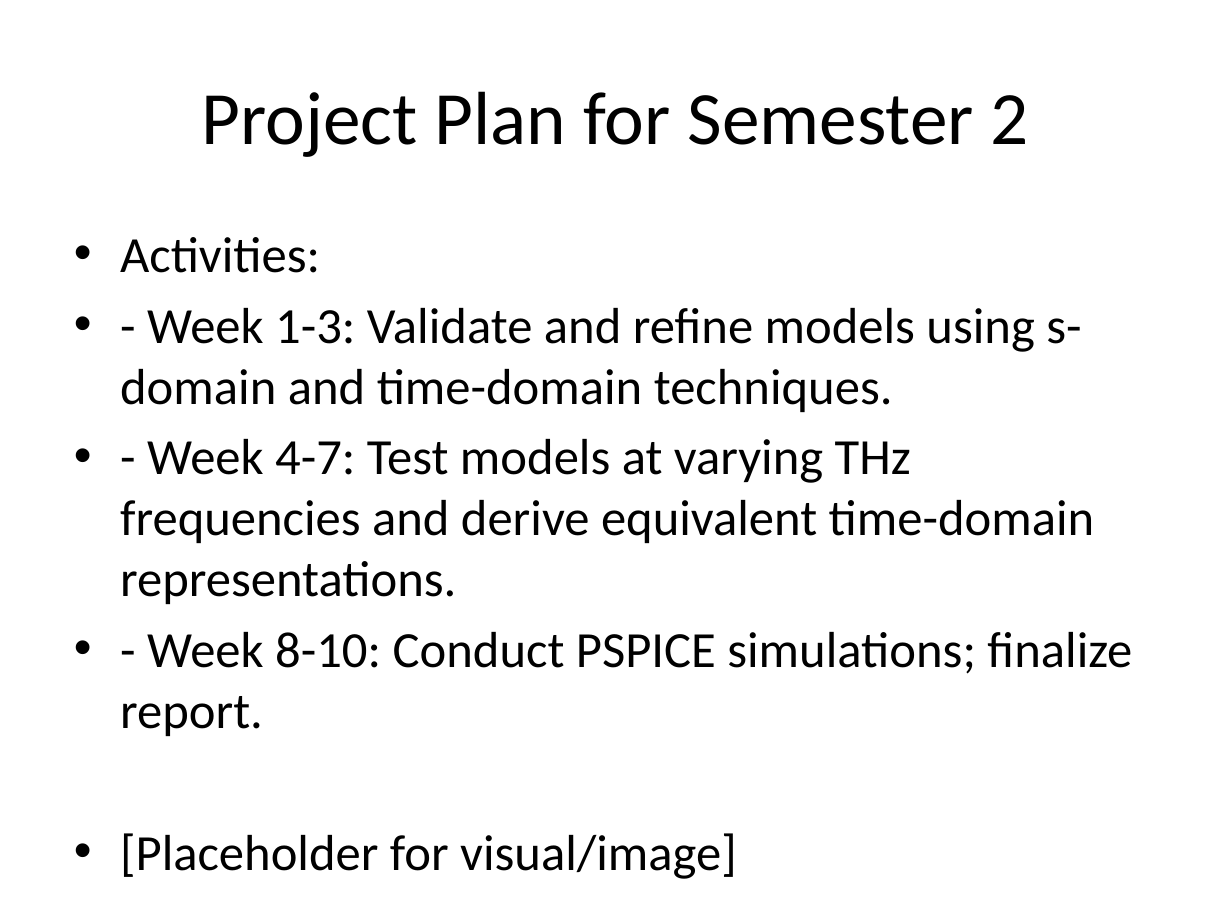
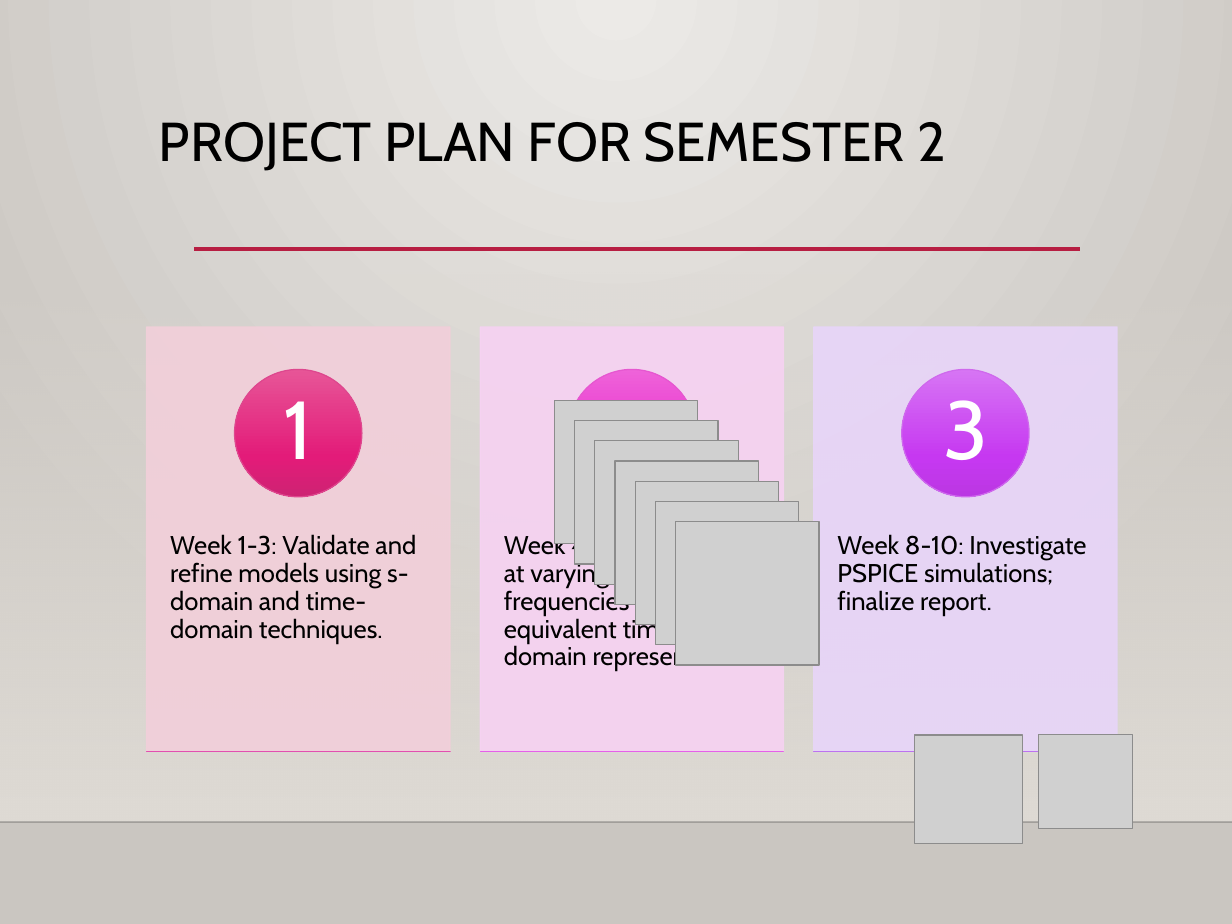
Before and after one commit to mohadmsm/4thyear, a slide deck: slide 5 of 4th/Final_project/status report/MohammedAlshuaili_20106181_Presentation.pptx. Drawn at 1232x924 pixels with LibreOffice and Linux fonts; fonts in the diff are those of the drawing; grey boxes stand for pictures; background and template pictures are left out. Boxes give left, top, right and bottom in pixels: in the first picture for what was removed or moved away, otherwise in the second. Text is boxed around its words. In the diff, an @@ line names an element or a change of style, - is before the commit and + after.

Commit message:
added ppt

```diff
--- a/4th/Final_project/status report/MohammedAlshuaili_20106181_Presentation.pptx
+++ b/4th/Final_project/status report/MohammedAlshuaili_20106181_Presentation.pptx
@@ background #FFFFFF to gradient #ECEAE7 to #CAC7C1 @@
@@ title "PROJECT PLAN FOR SEMESTER 2" at [159,122,946,171]: vertical alignment middle to top @@
@@ title at [159,122,946,171]: text changed; size 44 to 32 pt; font Calibri to Cabin @@
-Project Plan for Semester 2
+PROJECT PLAN FOR SEMESTER 2
@@ text removed at [120,237,1132,736] @@
-• Activities:
-• - Week 1-3: Validate and refine models using s-domain and time-domain techniques.
-• - Week 4-7: Test models at varying THz frequencies and derive equivalent time-domain representations.
-• - Week 8-10: Conduct PSPICE simulations; finalize report.
-• [Placeholder for visual/image]
@@ line added from (195, 249) to (1080, 249), #B71E42 2.5 pt @@
@@ rectangle added at [0,271,1232,821], fill gradient #DFDBD5 @@
@@ picture added at [554,400,697,543] @@
@@ picture added at [574,420,717,563] @@
@@ picture added at [595,441,738,584] @@
@@ picture added at [615,461,758,604] @@
@@ picture added at [636,482,779,625] @@
@@ picture added at [655,501,798,644] @@
@@ picture added at [675,521,818,664] @@
@@ picture added at [914,736,1023,844] @@
@@ picture added at [1039,734,1132,828] @@
@@ group added at [147,326,1117,752]: 6 rectangles, 6 texts, 3 ellipses @@
+Week 1-3: Validate and refine models using s-domain and time-domain techniques.
+1
+Week 4-7: Test models at varying THz frequencies and derive equivalent time-domain representation.
+2
+Week 8-10: Investigate PSPICE simulations; finalize report.
+3
@@ line added from (0, 822) to (1232, 822), #000001 1 pt @@
```
Also in this commit, not shown: 4 other slides changed, 3 slides added, 2 slides removed.
